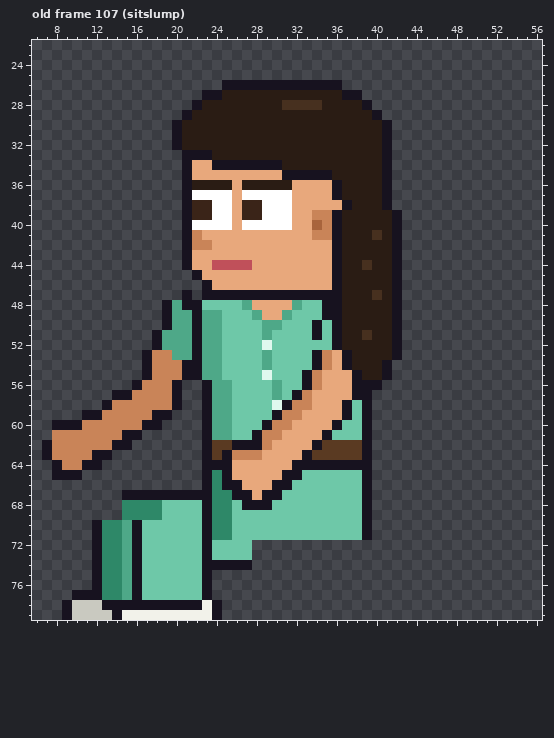
Two versions of one pixel-art file, sprites/clients/client_dentrec_b_left_anim.aseprite. This is how it looked before the edit.
64x80 pixels, 129 frames. Colours within 5 levels of each other are drawn and written as one. Shown: old frame 107 (sitslump): x 6..56, y 22..79. The commit also changed other frames, which this record leaves out.
The same view after the edit:
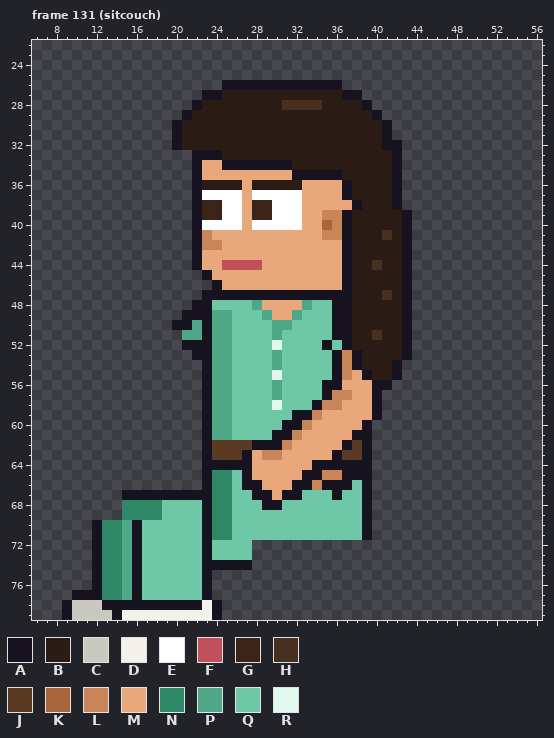
Palette (. is transparent): A #17121f  B #2a1c14  C #c9c9c0  D #f2f2ea  E #ffffff  F #c0505a  G #3a2418  H #47301f  J #5a3a22  K #a8643c  L #c98458  M #e8a87c  N #2e8868  P #4ea888  Q #6ec8a8  R #e0f8ee
A new or re-ordered frame is compared with the old frame closest to it.
Edits made:
frames 129 -> 135
Changed rows in their new state; - is an unchanged pixel.
Frame 131 (sitcouch) is new; against old frame 107 (sitslump):
first column x 7:
32 -----------------------------------A-
33 --------------.--A----------------BA-
34 --------------.A-M------A---------BA-
35 --------------.A--------M----A----BA-
36 --------------.A---BM----B---MA---BA-
37 --------------.A---EM----E---MA---BA-
38 --------------.A-G-EM-G--E----MA--BA-
39 --------------.A-G-EM-G--E-M-LA----BA
40 --------------.A---EM----E-MKLA----BA
41 --------------.AL----------M-LA--BHBA
42 --------------.A-L-----------MA----BA
43 --------------.A-------------MA----BA
44 --------------.A-M---F-------MA-BH-BA
45 ---------------.A------------MA----BA
46 ----------------.A-----------MA----BA
47 --------------.---------------A--BHBA
48 ------------...-A---QP---MP-Q-A----BA
49 ------------..A-A-P--QP-MP--Q-A----BA
50 ------------.AAPA-P---Q-P--Q--A----BA
51 -----------...-PA-P---QP---Q--A-BH-BA
52 -----------...A-A-P---QR----AQA----BA
53 ----------.....-A-P---QP---QQALA---BA
54 ----------......A-P---QP---QQALA--BA-
55 ----------......A-P---QR--QQQALMA-BA-
56 ---------.....------------QQAA-MM-A--
57 -------.......-----------QQQALLMMA---
58 ------........----------QQQALLMMMA---
59 ----.........----------QQAAL--MMMA---
60 -...........----------QQAAL--MMM-----
61 -.........-----------QQAAL--MMMA-----
62 .........----------JJ-AAL--MMMA------
63 .......-----------JJAMLL--MMMA-------
64 -.....-------------AA----MM----------
65 -...--------------NQA---MMAALLAA-----
66 ------------------NQAA-MMAALAAA------
67 -------------------QQA-MAA---A-------
68 --------------------QQ-A-------------
Pixel boxes of the changes (left, top, right, bottom) in both pictures:
changed: (42, 140, 412, 510)
